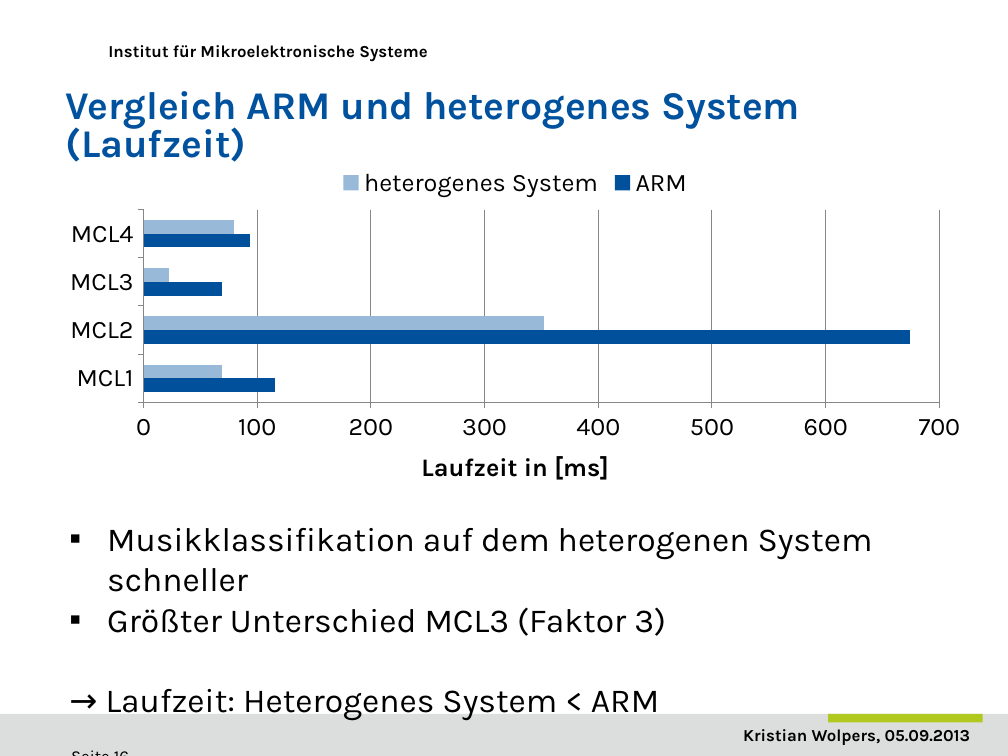
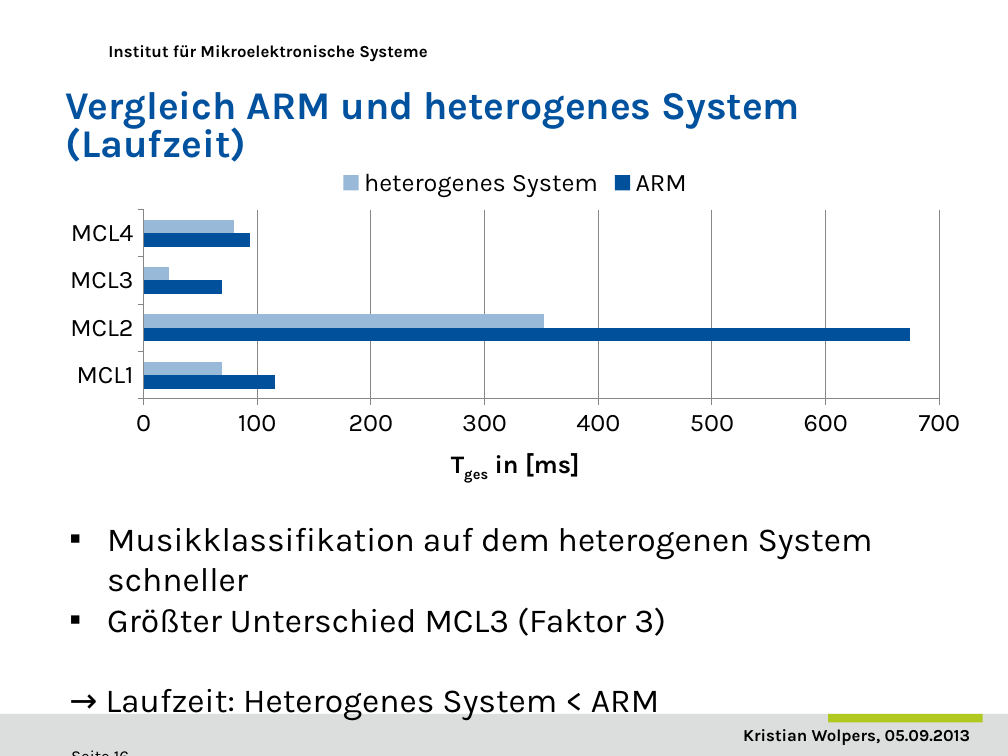
Before and after one commit to DuncanSin/Masterarbeit, a slide deck: slide 16 of Speech/Praesentation1.pptx. Drawn at 1008x756 pixels with LibreOffice and Linux fonts; fonts in the diff are those of the drawing; background and template pictures are left out. Boxes give left, top, right and bottom in pixels: in the first picture for what was removed or moved away, otherwise in the second. Text is boxed around its words. In the diff, an @@ line names an element or a change of style, - is before the commit and + after.

```diff
--- a/Speech/Praesentation1.pptx
+++ b/Speech/Praesentation1.pptx
@@ bar chart at (51,156,979,505) @@
@@ value axis title "Laufzeit in [ms]" to "Tges in [ms]" @@
```
Also in this commit, not shown: 11 other slides changed, 1 other file.
